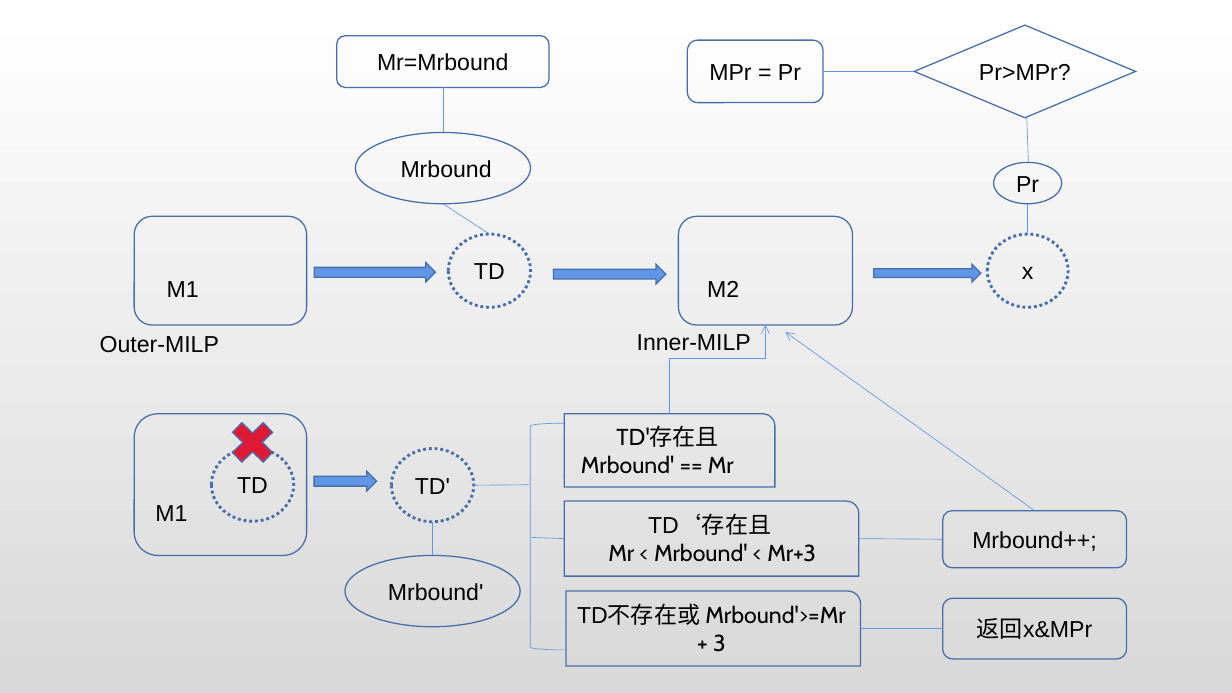
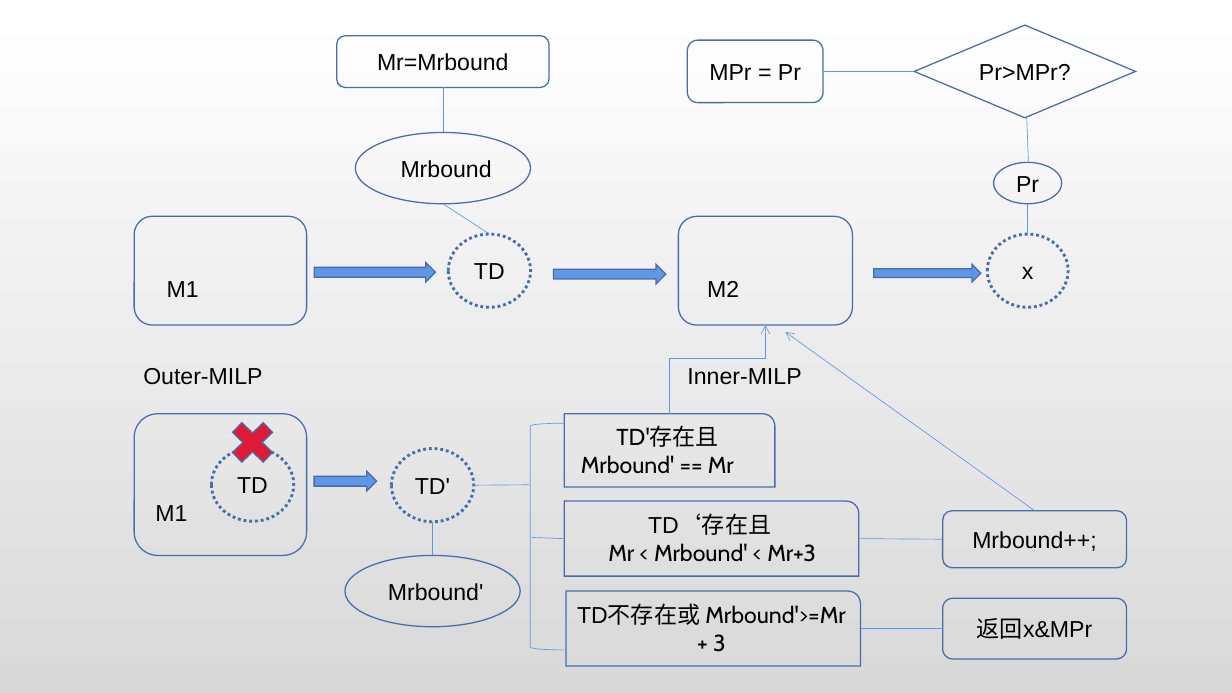
Before and after one commit to tangerinethm/Paper_Repository, a slide deck: slide 9 of ppt/MILP.pptx. Drawn at 1232x693 pixels with LibreOffice and Linux fonts; fonts in the diff are those of the drawing. Boxes give left, top, right and bottom in pixels: in the first picture for what was removed or moved away, otherwise in the second. Text is boxed around its words. In the diff, an @@ line names an element or a change of style, - is before the commit and + after.

```diff
--- a/ppt/MILP.pptx
+++ b/ppt/MILP.pptx
@@ text "Outer-MILP" moved from (x1=100, y1=336, x2=219, y2=353) to (x1=143, y1=368, x2=262, y2=385) @@
@@ text "Inner-MILP" moved from (x1=637, y1=334, x2=751, y2=351) to (x1=687, y1=368, x2=801, y2=385) @@
```
Also in this commit, not shown: 5 other slides changed, 38 other files.
